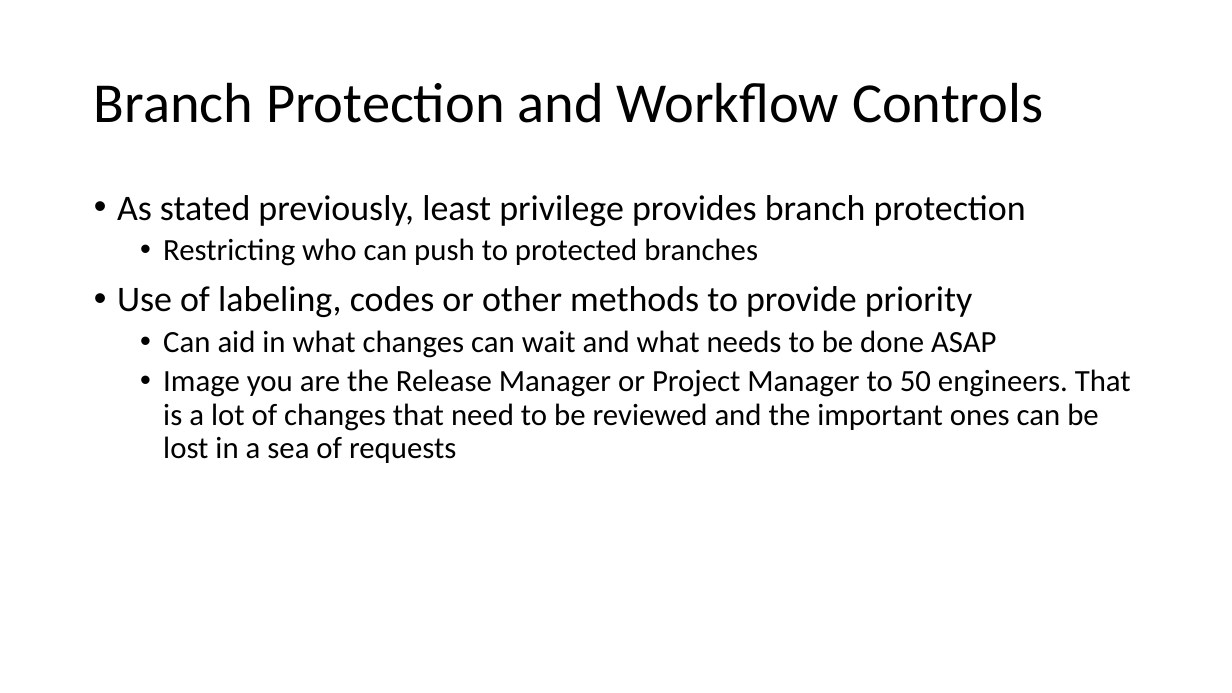
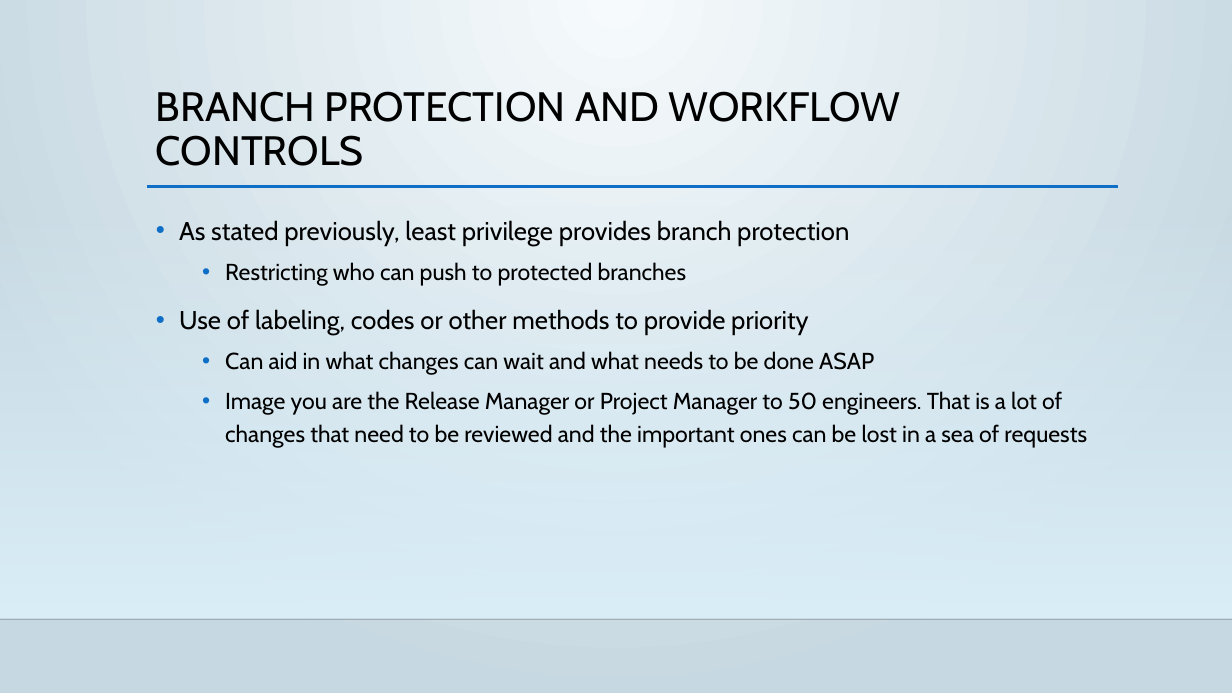
Before and after one commit to D-Faison/csd-380, a slide deck: slide 5 of module-11/Faison_11_SecuirtyControls.pptx. Drawn at 1232x693 pixels with LibreOffice and Linux fonts; fonts in the diff are those of the drawing; background and template pictures are left out. Boxes give left, top, right and bottom in pixels: in the first picture for what was removed or moved away, otherwise in the second. Text is boxed around its words. In the diff, an @@ line names an element or a change of style, - is before the commit and + after.

```diff
--- a/module-11/Faison_11_SecuirtyControls.pptx
+++ b/module-11/Faison_11_SecuirtyControls.pptx
@@ background #FFFFFF to gradient #F6FBFD to #C7D9E2 @@
@@ title "BRANCH PROTECTION AND WORKFLOW CONTROLS" at (156, 91, 900, 166): vertical alignment middle to top @@
@@ title at (156, 91, 900, 166): text changed; size 44 to 32 pt; font Calibri to Cabin @@
-Branch Protection and Workflow Controls
+BRANCH PROTECTION AND WORKFLOW CONTROLS
@@ rectangle added at (0, 204, 1232, 619), fill gradient #DBEFF9 @@
@@ text "As stated previously, least privilege ...": place and size @@
-text "As stated previously, least privilege ..." at (117, 195, 1131, 463)
+text "As stated previously, least privilege ..." at (179, 220, 1087, 448)
@@ text "As stated previously, least privilege ..." at (179, 220, 1087, 448): size 28 to 20 pt in "As stated previously, least privilege provides branch ...", "Use of labeling, codes or other methods ..."; font Calibri to Cabin; size 24 to 18 pt in "Restricting who can push to protected branches", "Can aid in what changes can wait ...", "Image you are the Release Manager or ..."; line spacing 0.9 to 1.2 @@
@@ line added from (147, 187) to (1118, 187), #0F6FC6 2.5 pt @@
@@ line added from (0, 619) to (1232, 619), #000001 1 pt @@
```
Also in this commit, not shown: 8 other slides changed.
